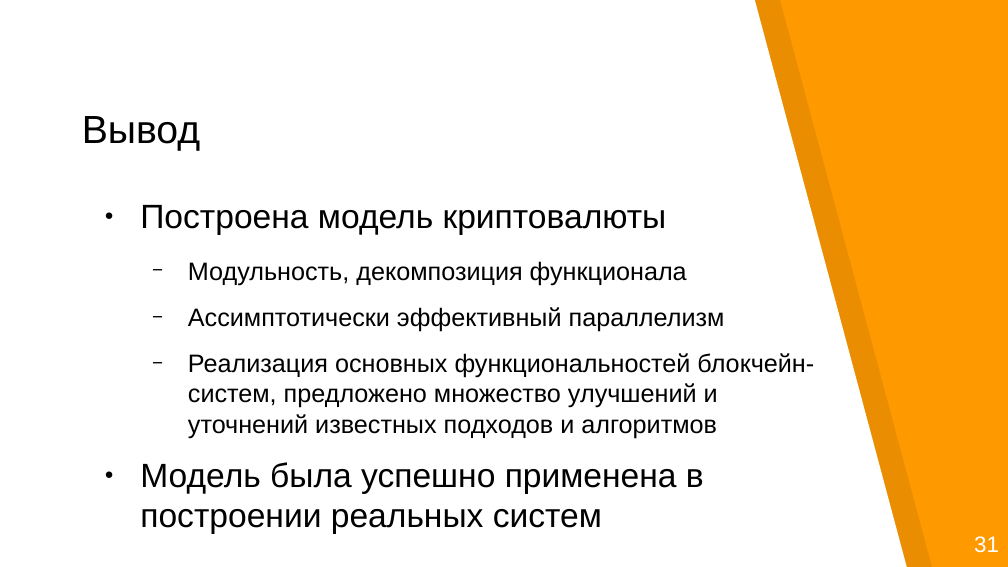
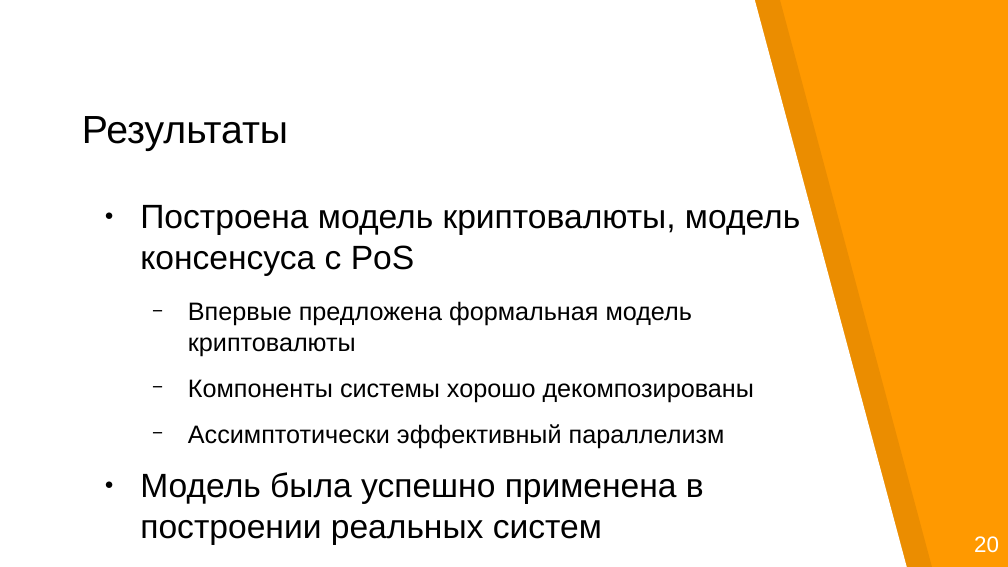
Before and after one commit to georgeee/itmo-master-thesis, a slide deck: slide 19 of presentation.odp (slide 29 before the commit). Drawn at 1008x567 pixels with LibreOffice and Linux fonts; fonts in the diff are those of the drawing. Boxes give left, top, right and bottom in pixels: in the first picture for what was removed or moved away, otherwise in the second. Text is boxed around its words. In the diff, an @@ line names an element or a change of style, - is before the commit and + after.

```diff
--- a/presentation.odp
+++ b/presentation.odp
@@ title at [82, 116, 288, 151]: text changed @@
-Вывод
+Результаты
@@ text at [140, 205, 800, 402]: text changed @@
-● Построена модель криптовалюты
-  − Модульность, декомпозиция функционала
+● Построена модель криптовалюты, модель консенсуса с PoS
+  − Впервые предложена формальная модель криптовалюты
+  − Компоненты системы хорошо декомпозированы
@@ text at [188, 353, 814, 438]: paragraph removed @@
-  − Реализация основных функциональностей блокчейн-систем, предложено множество улучшений и уточнений известных подходов и алгоритмов
@@ text at [974, 536, 999, 553]: text changed @@
-31
+20
```
Also in this commit, not shown: 7 other slides changed, 12 slides added, 23 slides removed, 21 other files.
